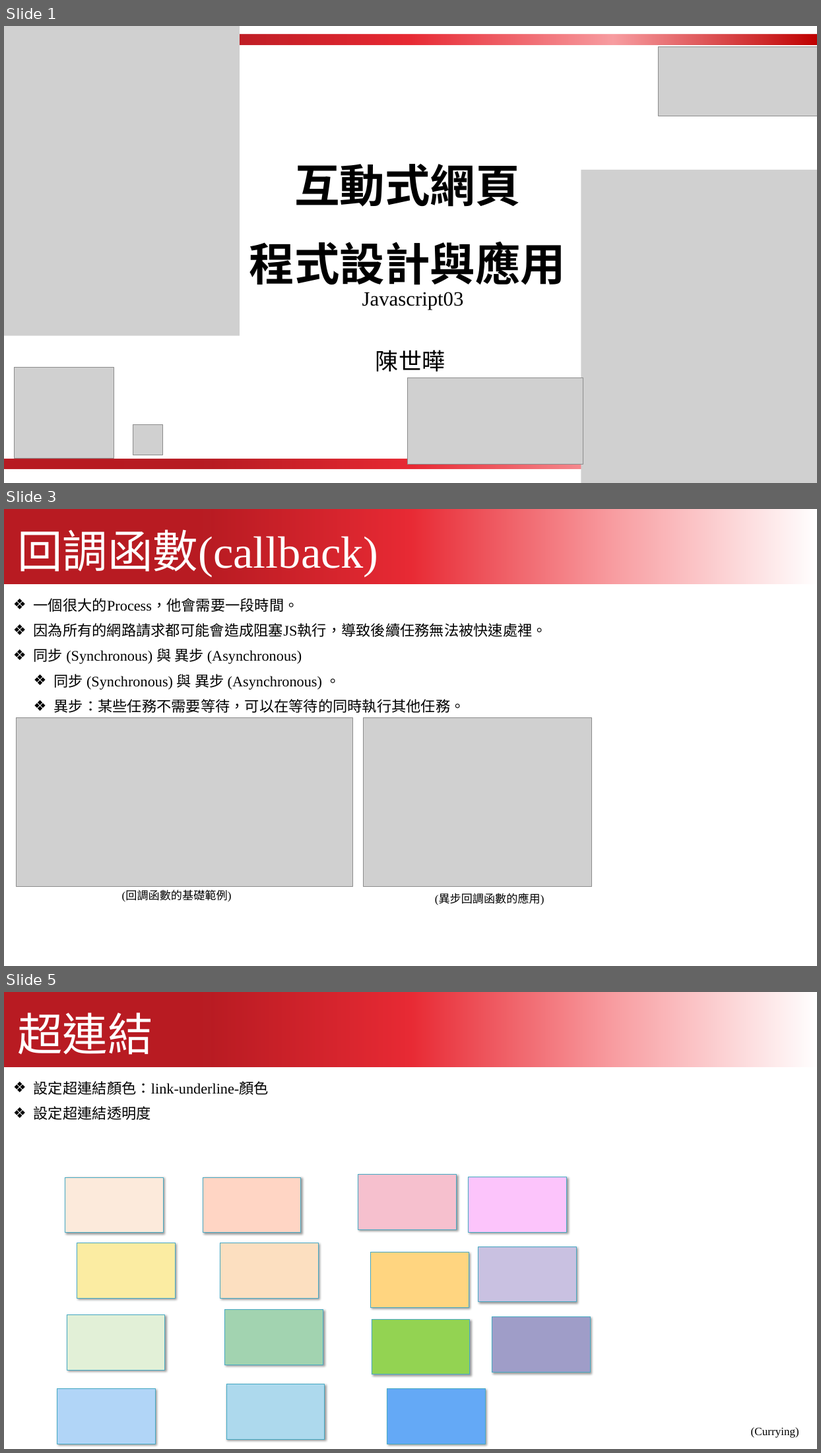
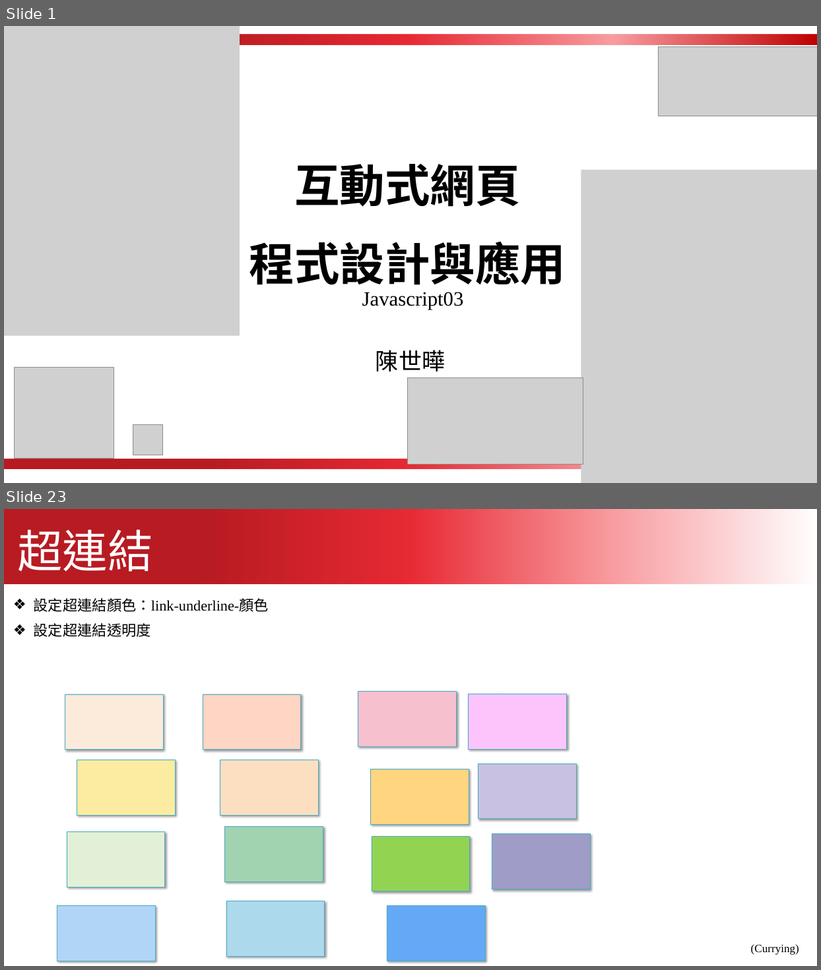
Before and after one commit to kcwc1029/blog, a slide deck: 互動網頁設計/JavaScript/javascript_03.pptx. Shown one above the other, each under a label of ours: slides 1, 3 and 5 before the commit, slides 1 and 23 after it; the slides between them are not shown. The pictures are 821x1453 and 821x970 pixels, drawn with LibreOffice and Linux fonts; fonts in the diff are those of the drawing; grey boxes stand for pictures. Boxes give left, top, right and bottom in pixels: in the first picture for what was removed or moved away, otherwise in the second. Text is boxed around its words. In the diff, an @@ line names an element or a change of style, - is before the commit and + after.

```diff
--- a/互動網頁設計/JavaScript/javascript_03.pptx
+++ b/互動網頁設計/JavaScript/javascript_03.pptx
@@ slide 3 removed at box(4, 509, 817, 966), background #FFFFFF @@
@@ freeform shape removed at box(4, 509, 817, 584) @@
@@ text removed at box(18, 529, 379, 578) @@
-回調函數(callback)
@@ text removed at box(34, 598, 547, 713) @@
-❖ 一個很大的Process，他會需要一段時間。
-❖ 因為所有的網路請求都可能會造成阻塞JS執行，導致後續任務無法被快速處裡。
-❖ 同步 (Synchronous) 與 異步 (Asynchronous)
-  ❖ 同步 (Synchronous) 與 異步 (Asynchronous) 。
-  ❖ 異步：某些任務不需要等待，可以在等待的同時執行其他任務。
@@ picture removed at box(17, 718, 353, 887) @@
@@ picture removed at box(364, 718, 591, 887) @@
@@ text removed at box(122, 891, 232, 902) @@
-(回調函數的基礎範例)
@@ text removed at box(435, 894, 545, 906) @@
-(異步回調函數的應用)
@@ what was slide 5 is now slide 23 @@
```
Also in this commit, not shown: 21 slides added, 3 other slides removed, 44 other files.
